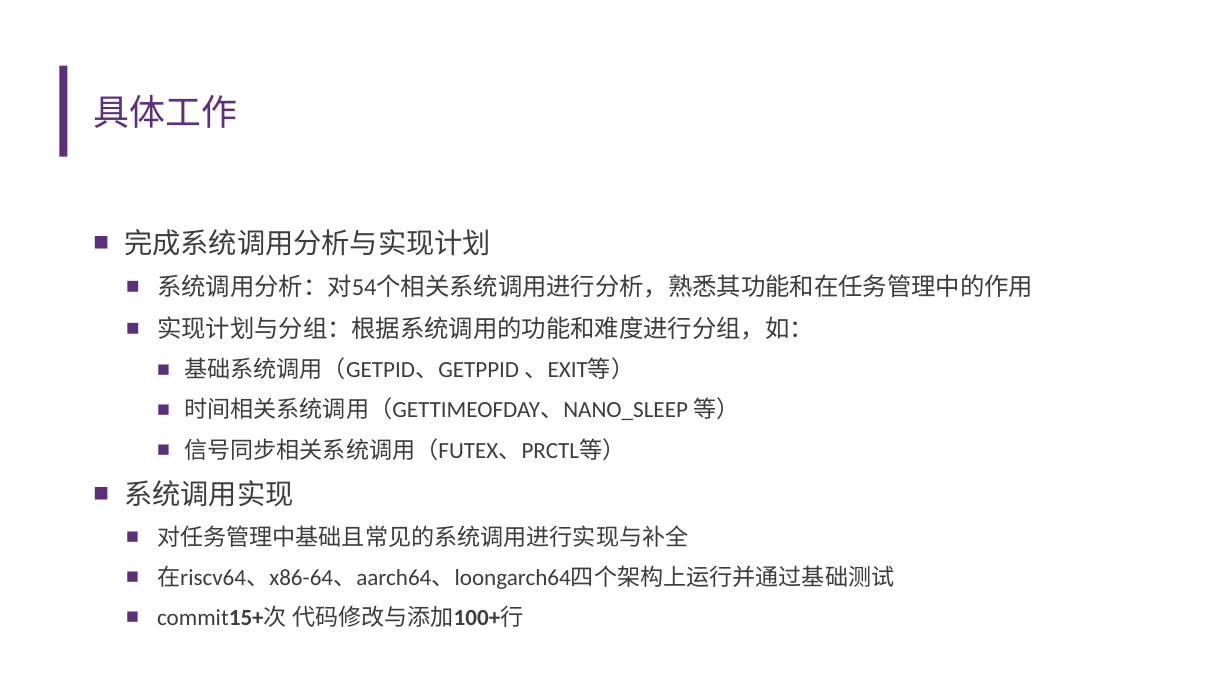
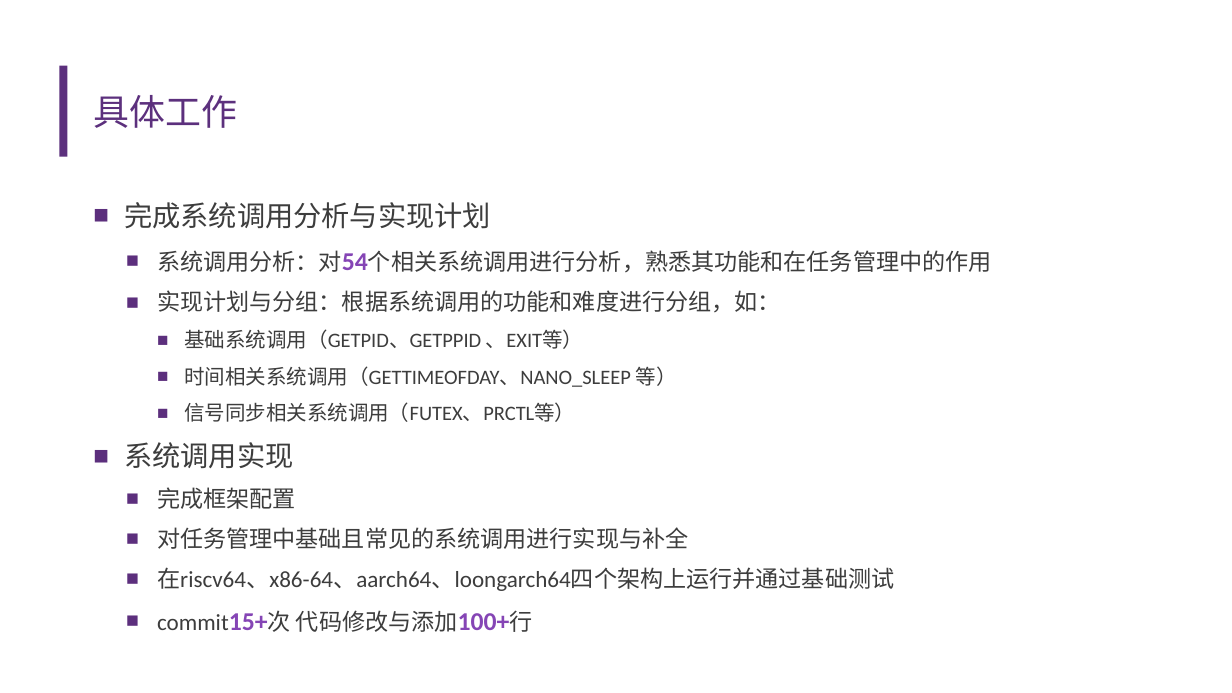
Before and after one commit to y3none/GraduationProjectRecords, a slide deck: slide 6 of docs/汇报ppt/中期汇报-俞颖妍.pptx. Drawn at 1232x693 pixels with LibreOffice and Linux fonts; fonts in the diff are those of the drawing; background and template pictures are left out. Boxes give left, top, right and bottom in pixels: in the first picture for what was removed or moved away, otherwise in the second. Text is boxed around its words. In the diff, an @@ line names an element or a change of style, - is before the commit and + after.

```diff
--- a/docs/汇报ppt/中期汇报-俞颖妍.pptx
+++ b/docs/汇报ppt/中期汇报-俞颖妍.pptx
@@ text "完成系统调用分析与实现计划": place and size @@
-text "完成系统调用分析与实现计划" at [124, 229, 1033, 627]
+text "完成系统调用分析与实现计划" at [124, 202, 992, 632]
@@ text at [157, 250, 992, 632]: size 19 to 18 pt in "系统调用分析：对54个相关系统调用进行分析，熟悉其功能和在任务管理中的作用", "实现计划与分组：根据系统调用的功能和难度进行分组，如："; size 19 to 20 pt, bold on in "系统调用分析：对54个相关系统调用进行分析，熟悉其功能和在任务管理中的作用"; text colour #3D3D3D to #8545B5 in "系统调用分析：对54个相关系统调用进行分析，熟悉其功能和在任务管理中的作用", "commit15+次 代码修改与添加100+行"; size 18 to 16 pt in "基础系统调用（GETPID、GETPPID 、EXIT等）", "时间相关系统调用（GETTIMEOFDAY、NANO_SLEEP 等）", "信号同步相关系统调用（FUTEX、PRCTL等）"; size 18 to 20 pt in "commit15+次 代码修改与添加100+行" @@
@@ text at [157, 487, 296, 509]: paragraph added @@
+  ■ 完成框架配置
```
Also in this commit, not shown: 2 other slides changed, 3 other files.
